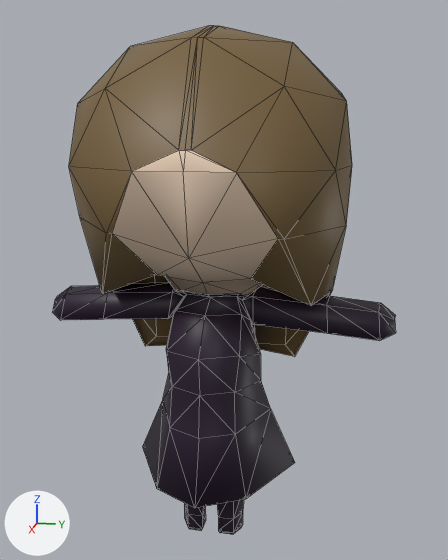
An edit to the glTF model public/models/minime.gltf, drawn before and after from the same camera.
Before and after are seen from a camera (50 mm lens) standing at (2.396, 0.516, 0.948) and looking at (-0.009, 0.035, 0.346). The lights are fixed; the arrows at lower left show +X, +Y and +Z. Mesh edges are drawn as thin lines. Where no turn or scale is listed for an object, it has been applied to the vertices. Vertices at the same position are counted once.
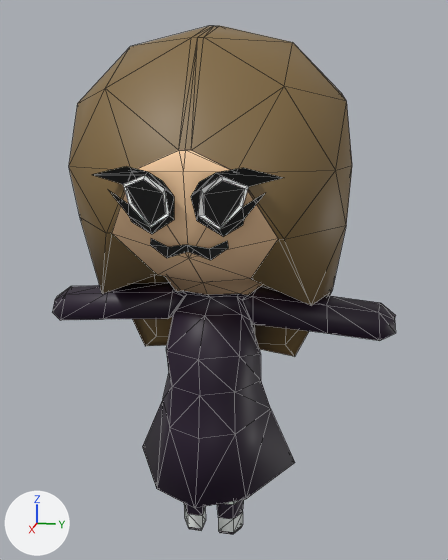
Scene script edits in JSON lines:
```json
{"op": "add", "block": "mat_eyewhite", "code": ["mat_eyewhite = principled_material('EyeWhite')", "mat_eyewhite.base_color = (1.0, 1.0, 1.0)  # white #ffffff"]}
{"op": "add", "block": "mat_eye", "code": ["mat_eye = principled_material('Eye')", "mat_eye.base_color = (0.0, 0.0, 0.0)  # black #000000"]}
{"op": "add", "block": "mat_clothwhite", "code": ["mat_clothwhite = principled_material('ClothWhite')", "mat_clothwhite.base_color = (0.958, 1.0, 0.968)  # white #fafffb"]}
{"block": "me_cylinder_001", "where": "# used by ob_cylinder; location = (0.0, 0.0, 0.0)"}
{"block": "me_cylinder_001", "where": "# verts and faces of me_cylinder_001; kept vertices keep their numbers, new ones are numbered from 214"}
{"op": "remove", "block": "me_cylinder_001", "code": "me_cylinder_001.from_pydata(...)  # 214 vertices, 424 faces; spans x -0.48..0.48, y -0.72..0.72, z -0.74..1.31"}
{"op": "add", "block": "me_cylinder_001", "code": "me_cylinder_001.from_pydata(...)  # 276 vertices, 508 faces; spans x -0.48..0.5, y -0.72..0.72, z -0.74..1.31"}
{"block": "me_cylinder_001", "change": "me_cylinder_001 part 1: a new loose piece of 22 vertices spanning x 0.44..0.5, y 0.03..0.32, z 0.6..0.83"}
{"block": "me_cylinder_001", "change": "me_cylinder_001 part 2: a new loose piece of 22 vertices spanning x 0.44..0.5, y -0.32..-0.03, z 0.6..0.83"}
{"block": "me_cylinder_001", "change": "me_cylinder_001 part 3"}
{"block": "me_cylinder_001", "change": "16 faces are deleted"}
{"block": "me_cylinder_001", "change": "8 vertices are added at x 0.05..0.12, y -0.14..0.14, z -0.59"}
{"block": "me_cylinder_001", "change": "16 new faces join them, mat_material (black #23122a)"}
{"block": "me_cylinder_001", "change": "16 new faces join them, mat_clothwhite (white #fafffb)"}
{"block": "me_cylinder_001", "change": "me_cylinder_001 part 4"}
{"op": "add", "block": "me_cylinder_001", "code": "verts[222] = (0.44, 0.0, 0.57)  # pixel (186, 244)"}
{"op": "add", "block": "me_cylinder_001", "code": "verts[223] = (0.43, 0.0, 0.55)  # pixel (188, 251)"}
{"op": "add", "block": "me_cylinder_001", "code": "verts[224] = (0.42, 0.07, 0.56)  # pixel (209, 248)"}
{"op": "add", "block": "me_cylinder_001", "code": "verts[225] = (0.42, 0.08, 0.52)  # pixel (210, 260)"}
{"op": "add", "block": "me_cylinder_001", "code": "verts[226] = (0.42, 0.13, 0.59)  # pixel (227, 240)"}
{"op": "add", "block": "me_cylinder_001", "code": "verts[227] = (0.42, 0.13, 0.56)  # pixel (228, 248)"}
{"op": "add", "block": "me_cylinder_001", "code": "verts[228] = (0.42, -0.07, 0.56)  # pixel (167, 246)"}
{"op": "add", "block": "me_cylinder_001", "code": "verts[229] = (0.42, -0.08, 0.52)  # pixel (166, 258)"}
{"op": "add", "block": "me_cylinder_001", "code": "verts[230] = (0.42, -0.13, 0.59)  # pixel (150, 238)"}
{"op": "add", "block": "me_cylinder_001", "code": "verts[231] = (0.42, -0.13, 0.56)  # pixel (150, 245)"}
{"op": "add", "block": "me_cylinder_001", "code": "faces += [(222, 223, 225), (222, 225, 224), (224, 225, 227), (224, 227, 226), (222, 228, 229), (222, 229, 223)]  # mat_eye (black #000000)"}
{"op": "add", "block": "me_cylinder_001", "code": "faces += [(228, 230, 231), (228, 231, 229)]  # mat_eye (black #000000)"}
{"block": "me_cylinder_001", "change": "me_cylinder_001 part 5: 16 faces spanning x 0.06..0.12, y -0.13..0.13, z -0.73..-0.66 switch from mat_material (black #23122a) to mat_clothwhite (white #fafffb)"}
{"op": "add", "block": "me_cylinder_001", "code": "me_cylinder_001.materials.append(mat_eye)  # black #000000"}
{"op": "add", "block": "me_cylinder_001", "code": "me_cylinder_001.materials.append(mat_eyewhite)  # white #ffffff"}
```

Changed parts and their boxes [x1, y1, x2, y2] in the pictures (448 x 560 px):
```json
{"part": 1, "of": "me_cylinder_001", "change": "added", "after": [191, 168, 283, 237], "on screen": "black"}
{"part": 2, "of": "me_cylinder_001", "change": "added", "after": [93, 166, 174, 234]}
{"part": 3, "of": "me_cylinder_001", "change": "built on", "before": [184, 500, 244, 519], "after": [184, 500, 244, 519]}
{"part": 4, "of": "me_cylinder_001", "change": "added", "after": [150, 238, 228, 260], "on screen": "black"}
{"part": 5, "of": "me_cylinder_001", "change": "recoloured", "before": [184, 506, 243, 532], "after": [184, 506, 243, 532]}
```
